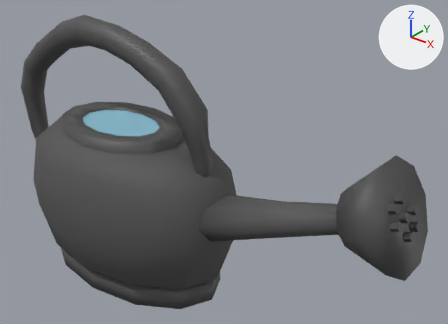
The Blender file assets/game-assets/WateringCan.blend, before and after one commit.
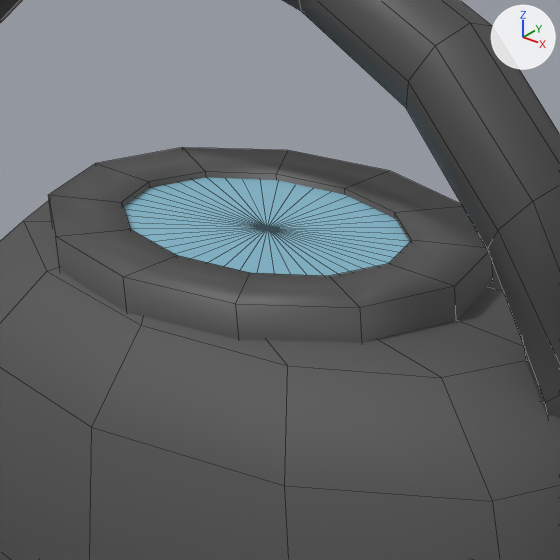
Each version is shown whole from a 50 mm lens placed at (3.4, -2.97, 3.24), pointed at (0.84, 0.23, 1.25), then close up on the part from 11% to 45% of the width and 19% to 66% of the height. The lights are fixed; the arrows at upper right show +X, +Y and +Z. The last two pictures show the newer version. The close-ups show mesh edges as thin lines.

Objects in the first close-up: 'WateringCan_Body', 'WateringCan_Fill_Rim', 'WateringCan_Handle', 'WateringCan_Water'.
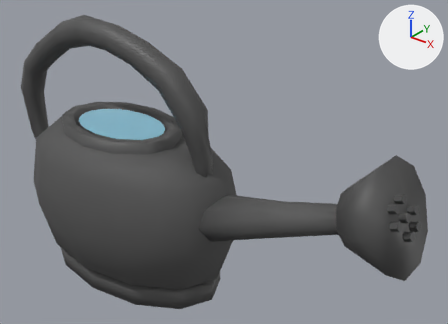
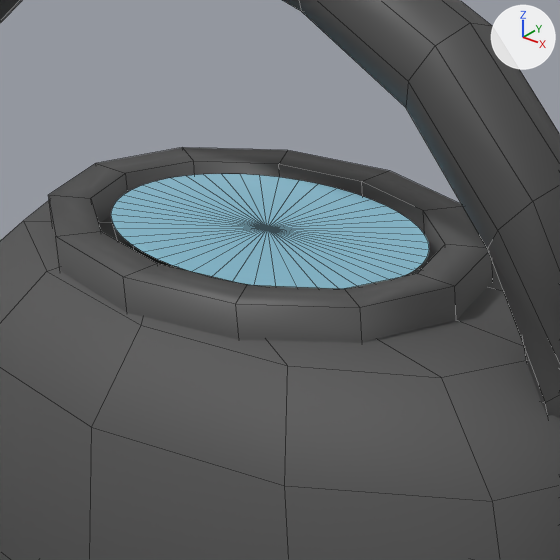
Pixel boxes (x1, y1, x2, y2) of what changed, in the close-ups (560 x 560 px; the box of a moved part takes in the faces that stretch with it):
```json
{"part": 1, "of": "me_wateringcan_fill_rim", "change": "moved or reshaped", "before": [77, 155, 481, 303], "after": [77, 155, 481, 303]}
```

Edits to the scene script, one JSON object a line:
```json
{"block": "me_wateringcan_fill_rim", "where": "me_wateringcan_fill_rim.from_pydata(...)  # 48 vertices, 48 faces; spans x -0.125..0.055, y -0.062..0.062, z 0.26..0.3"}
{"block": "me_wateringcan_fill_rim", "where": "# used by ob_wateringcan_fill_rim; location = (0.21, 0.0, -0.376); scale = (6.02, 6.02, 6.02)"}
{"block": "me_wateringcan_fill_rim", "change": "me_wateringcan_fill_rim part 1: all 24 vertices in x -0.095..0.025, y -0.039..0.039, z 0.26..0.3 are scaled about their middle by (1.22, 1.22, 1)"}
```
